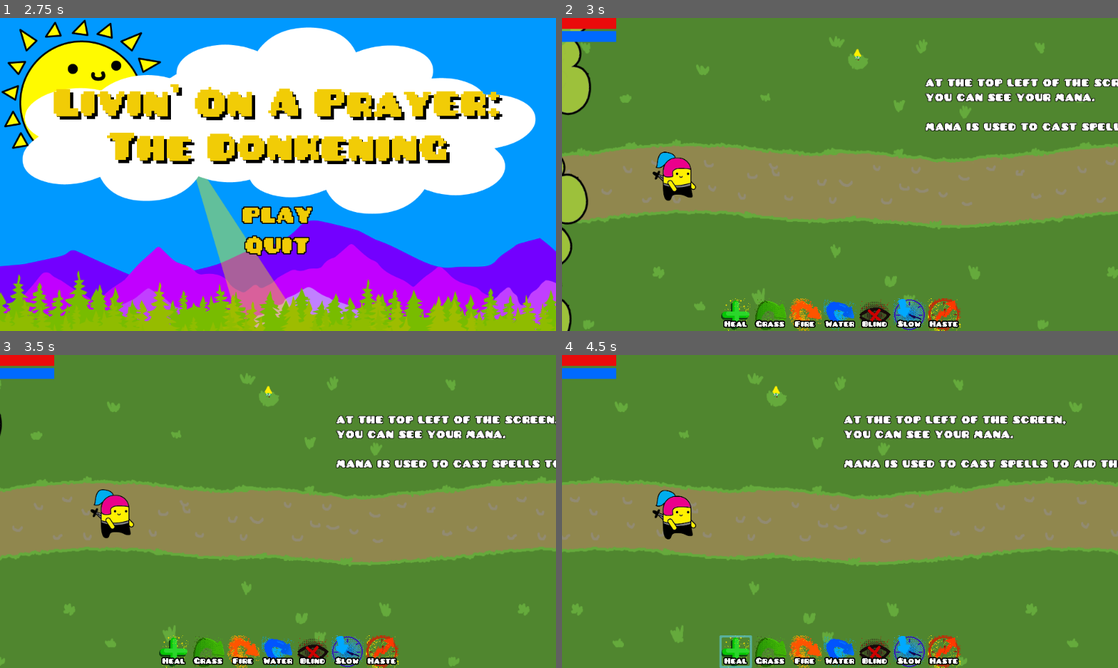
Above: before the commit, frames 1-4 (two rows, left to right).
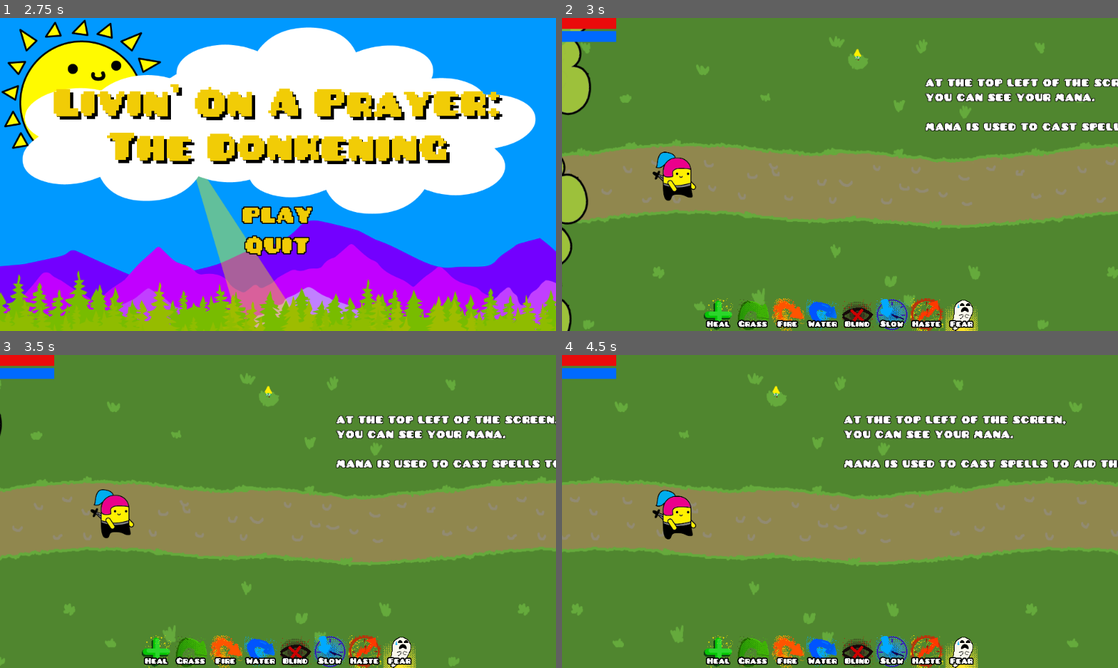
Above: after the commit, the same moments.

Repository: danreeves/godot-wild-jam-33
Game: Godot game, scene res://UI/TitleScreen.tscn
The game is run twice, just before and just after one commit, with the same random seed, the same clock (stepped at 60 frames per second) and the same inputs.
Inputs (mouse positions are in pixels of both pictures, inside the frame that each line leads up to):
- Up to frame 1 (2.75 s): tap Enter at 0.5 s; move the mouse to (400, 158) at 0.52 s; click (400, 158) at 0.67 s; move the mouse to (166, 190) at 1.27 s; click (166, 190) at 1.42 s; move the mouse to (333, 105) at 2.02 s; click (333, 105) at 2.17 s
- Up to frame 2 (3 s): click "PLAY" at 2.75 s
- Up to frame 3 (3.5 s): no input
- Up to frame 4 (4.5 s): move the mouse to (678, 511) at 3.52 s; click (678, 511) at 3.67 s; move the mouse to (734, 652) at 4.27 s; click (734, 652) at 4.42 s

Frame 1 is identical in both runs. In frame 2, 3.7% of the frame differs, in the area x 25-75%, y 89-100%; in frame 3, 3.7%; in frame 4, 3.8%.

Commit message:
fear spell

Diff:
--- a/Levels/Level2.tscn
+++ b/Levels/Level2.tscn
@@ -12,7 +12,6 @@
 [ext_resource path="res://Props/StartBarrier.tscn" type="PackedScene" id=10]
 [ext_resource path="res://Systems/Attacks/BasicAttack.tscn" type="PackedScene" id=11]
 [ext_resource path="res://Systems/AttackQueue.tscn" type="PackedScene" id=12]
-[ext_resource path="res://attack.png" type="Texture" id=13]
 [ext_resource path="res://running.png" type="Texture" id=14]
 [ext_resource path="res://Systems/Attacks/RunAway.tscn" type="PackedScene" id=15]
 
@@ -51,11 +50,9 @@
 wait_time = 2.1
 
 [node name="BasicAttack" parent="YSort/Enemy2/AttackQueue" instance=ExtResource( 11 )]
-sprite = ExtResource( 13 )
 base_damage = 5
 
 [node name="BasicAttack2" parent="YSort/Enemy2/AttackQueue" instance=ExtResource( 11 )]
-sprite = ExtResource( 13 )
 base_damage = 5
 
 [node name="RunAway" parent="YSort/Enemy2/AttackQueue" instance=ExtResource( 15 )]
@@ -70,7 +67,6 @@
 wait_time = 2.1
 
 [node name="BasicAttack" parent="YSort/Enemy/AttackQueue" instance=ExtResource( 11 )]
-sprite = ExtResource( 13 )
 base_damage = 20
 
 [node name="Campfire" parent="YSort" instance=ExtResource( 7 )]
--- a/Systems/SpellManager.gd
+++ b/Systems/SpellManager.gd
@@ -14,6 +14,7 @@
 	Blind.new(),
 	Slow.new(),
 	Haste.new(),
+	Fear.new(),
 ]
 var active_spell = null
 
--- /dev/null
+++ b/Systems/Spells/Fear.gd
@@ -0,0 +1,38 @@
+extends Node
+class_name Fear
+
+export (String) var spell_name = "Fear"
+export (Array) var targetable_groups = ["Enemies"]
+export (Texture) var texture = load("res://assets/UI/Fear.png")
+export (int) var mana_cost = 10
+export (int) var cooldown = 2
+export (int) var blind_time = 4
+
+var target_to_timer = {}
+
+func cast(target):
+	if "dead" in target and !target.dead:
+		if "move_away_from_player" in target:
+			target.move_away_from_player = true
+			if target.find_node("AttackQueue"):
+				var atkq = target.find_node("AttackQueue")
+				if atkq.is_running:
+					atkq.stop()
+			if target_to_timer.has(target.get_instance_id()):
+				target_to_timer[target.get_instance_id()].start()
+			else:
+				var timer = Timer.new()
+				timer.wait_time = blind_time
+				timer.connect("timeout", self, "timeout", [target, timer])
+				target_to_timer[target.get_instance_id()] = timer
+				add_child(timer)
+				timer.start()
+
+func is_unit_valid(unit):
+	return "dead" in unit and !unit.dead
+
+func timeout(target, timer):
+	if "move_away_from_player" in target:
+		target.move_away_from_player = false
+	timer.queue_free()
+	target_to_timer.erase(target.get_instance_id())
--- a/Units/Enemy.gd
+++ b/Units/Enemy.gd
@@ -48,7 +48,8 @@
 		move_to_player = false
 		if !dead:
 			target_in_range = true
-			$AttackQueue.start_timer()
+			if !move_away_from_player:
+				$AttackQueue.start_timer()
 
 func unit_leave_range(unit: Node2D) -> void:
 	if unit == get_target():
@@ -84,7 +85,7 @@
 	if get_target().dead and $AttackQueue.is_running:
 		$AttackQueue.stop()
 
-	if !$AttackQueue.is_running and !get_target().dead and target_in_range:
+	if !$AttackQueue.is_running and !get_target().dead and target_in_range and !move_away_from_player:
 		$AttackQueue.start_timer()
 
 func _physics_process(_delta: float) -> void:
--- a/project.godot
+++ b/project.godot
@@ -13,6 +13,11 @@
 "class": "Blind",
 "language": "GDScript",
 "path": "res://Systems/Spells/Blind.gd"
+}, {
+"base": "Node",
+"class": "Fear",
+"language": "GDScript",
+"path": "res://Systems/Spells/Fear.gd"
 }, {
 "base": "Node",
 "class": "Haste",
@@ -51,6 +56,7 @@
 } ]
 _global_script_class_icons={
 "Blind": "",
+"Fear": "",
 "Haste": "",
 "Heal": "",
 "Heal2": "",
@@ -65,7 +71,6 @@
 config/name="godot-wild-jam-33"
 run/main_scene="res://UI/TitleScreen.tscn"
 boot_splash/image="res://assets/Art/Decor/decor_title.png"
-config/icon="res://icon.png"
 
 [autoload]
 
Not shown: 1 places in Levels/Level2.tscn that only renumber resources
Binary file added: assets/UI/Fear.aseprite
Binary file added: assets/UI/Fear.png
Not shown, added: assets/UI/Fear.png.import
